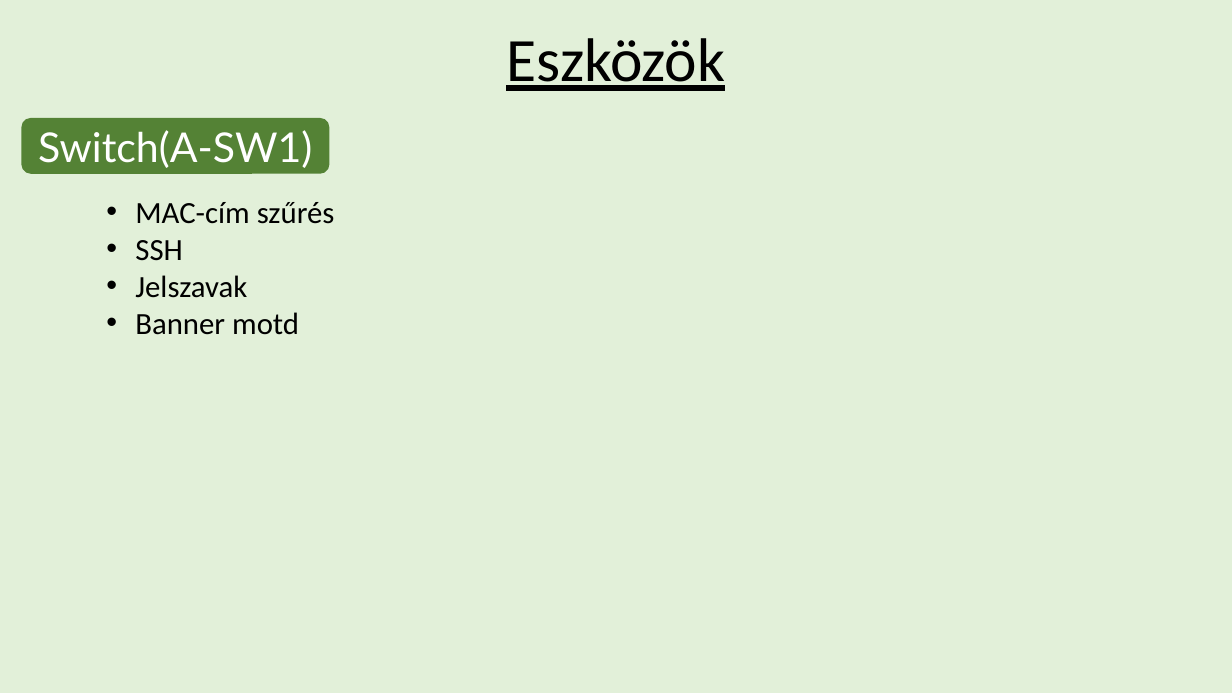
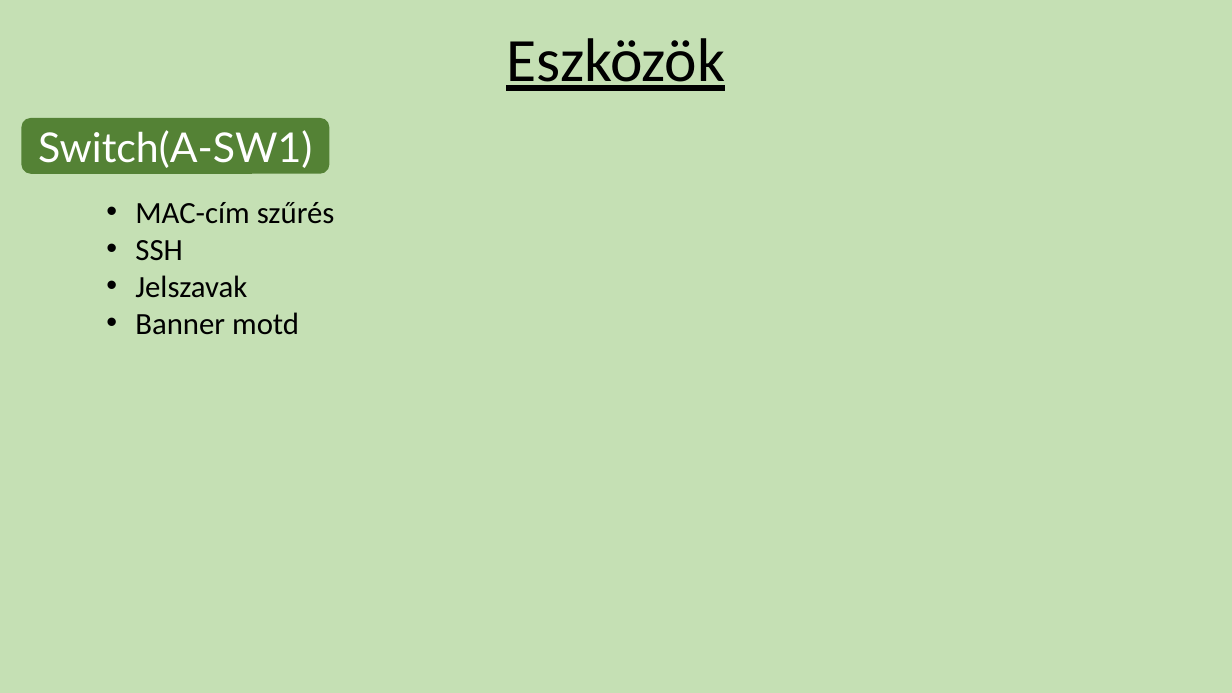
Before and after one commit to GyurosAdam/Niganyok, a slide deck: slide 7 of Hálózati Prezentáció.pptx. Drawn at 1232x693 pixels with LibreOffice and Linux fonts; fonts in the diff are those of the drawing; background and template pictures are left out. Boxes give left, top, right and bottom in pixels: in the first picture for what was removed or moved away, otherwise in the second. Text is boxed around its words. In the diff, an @@ line names an element or a change of style, - is before the commit and + after.

```diff
--- a/Hálózati Prezentáció.pptx
+++ b/Hálózati Prezentáció.pptx
@@ rounded rectangle added at (0, 0, 1232, 693), fill #C5E0B4, outline #C5E0B4 1 pt @@
```
Also in this commit, not shown: 5 other slides changed, 1 other file.
